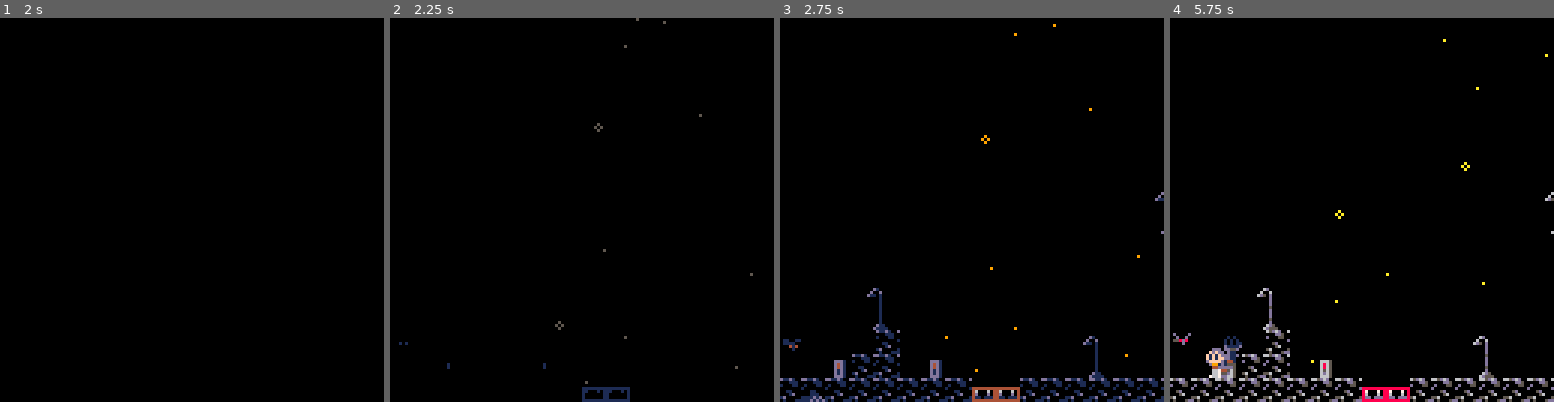
Above: before the commit, frames 1-4 (left to right).
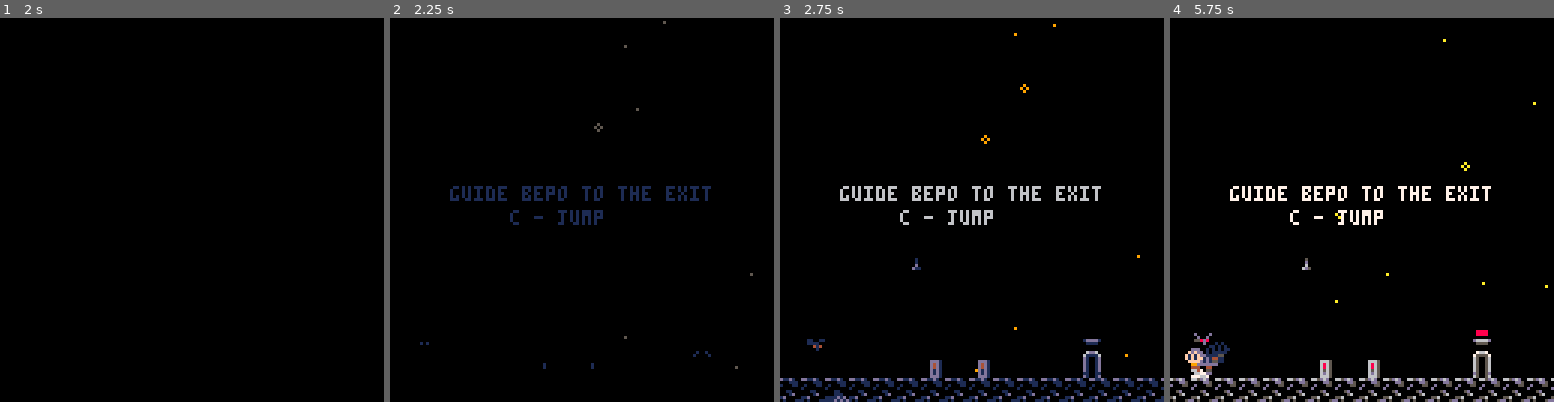
Above: after the commit, the same moments.

Repository: wesen/carts
Game: PICO-8 cartridge games/the-moth/the-moth.p8
Two runs of this game, one before a commit and one after it. Both use one fixed random seed, a clock stepped at 60 frames per second and the inputs below.
Inputs:
- Up to frame 1 (2 s): tap X (X key) at 0.33, 1.07, 1.85 s; tap O (Z key) at 0.7, 1.7 s; hold Right from 1.6 s (still down)
- Up to frame 2 (2.25 s): release Right at 2.1 s; tap O (Z key) at 2.1 s; hold Up from 2.15 s (still down)
- Up to frame 3 (2.75 s): release Up at 2.42 s; hold Right from 2.47 s (still down); tap O (Z key) at 2.5 s
- Up to frame 4 (5.75 s): tap O (Z key) every 0.4 s from 2.9 to 5.7 s; tap X (X key) at 2.97, 4.08, 5.2 s; release Right at 3.03 s; hold Left 3.08-3.58 s; hold Down 3.63-3.97 s; hold Right 4.02-4.68 s; hold Up 4.73-5.03 s; hold Left 5.08-5.68 s; hold Down from 5.73 s (still down)

Frame 1 is identical in both runs. In frame 2, 1.8% of the frame differs, in the area x 2-84%, y 0-100%; in frame 3, 3.5%; in frame 4, 4.2%, in the area x 0-100%, y 9-100%.

Commit message:
Configure countdown lamps

Diff:
--- a/games/the-moth/config.lua
+++ b/games/the-moth/config.lua
@@ -5,4 +5,17 @@
 
 moth_los_limit=200
 
-dpal={0,1,1,2,1,13,6,4,4,9,3,13,1,13,14}
+dpal={0,1,1,2,1,13,6,4,4,9,3,13,1,13,13}
+
+levels={
+ {pos=v2(0,16),
+  dim=v2(16,16),
+  countdown_lights={{1,2}}
+ },
+ {pos=v2(16,0),
+  dim=v2(32,16),
+  timer_lights={{4,128,16}}
+ },
+ {pos=v2(0,0),
+  dim=v2(16,16)}
+}
--- a/games/the-moth/game.lua
+++ b/games/the-moth/game.lua
@@ -12,6 +12,8 @@
   moth=nil
   local l=levels[self.current_level]
   cls_room.init(l)
+
+  -- configuring special lights from config
   for timer in all(l.timer_lights) do
    for lamp in all(room.lamps) do
     if lamp.nr==timer[1] then
@@ -20,10 +22,18 @@
    end
   end
 
+  for timer in all(l.countdown_lights) do
+   for lamp in all(room.lamps) do
+    if lamp.nr==timer[1] then
+     lamp.countdown=timer[2]
+    end
+   end
+  end
+
   fireflies_init(room.dim)
   room:spawn_player()
   fade(true)
-  music(0)
+--  music(0)
  end)
 end
 
--- a/games/the-moth/globals.lua
+++ b/games/the-moth/globals.lua
@@ -11,17 +11,5 @@
 moth=nil
 player=nil
 
-levels={
- {pos=v2(0,16),
-  dim=v2(16,16),
- },
- {pos=v2(16,0),
-  dim=v2(32,16),
-  timer_lights={{4,128,16}}
- },
- {pos=v2(0,0),
-  dim=v2(16,16)}
-}
-
 is_fading=false
 is_screen_dark=false
--- a/games/the-moth/main.lua
+++ b/games/the-moth/main.lua
@@ -1,7 +1,7 @@
 main_camera=cls_camera.init()
 
 function _init()
- game:load_level(2)
+ game:load_level(1)
 end
 
 function _draw()
--- a/games/the-moth/the-moth.lua
+++ b/games/the-moth/the-moth.lua
@@ -1,5 +1,4 @@
 --#include constants
---#include config
 
 --#include oo
 --#include v2
@@ -7,6 +6,7 @@
 --#include bbox
 --#include hitbox
 
+--#include config
 --#include globals
 
 --#include camera
@@ -87,6 +87,10 @@
 -- x hair after jump
 -- x room transition sfx
 
+-- make longer music
+
+-- make countdown lamps
+
 -- better spike collision
 -- moth animation when seeing light
 -- fix slight double jump (?)
--- a/games/the-moth/the-moth.p8
+++ b/games/the-moth/the-moth.p8
@@ -26,15 +26,6 @@
 btn_jump=4
 btn_action=5
 
-jump_button_grace_interval=10
-jump_max_hold_time=15
-
-ground_grace_interval=12
-
-moth_los_limit=200
-
-dpal={0,1,1,2,1,13,6,4,4,9,3,13,1,13,14}
-
 
 function class (typ,init)
   local c = {}
@@ -264,22 +255,19 @@
 end
 
 
-frame=0
-dt=0
-lasttime=time()
-room=nil
-
-actors={}
-tiles={}
-crs={}
-draw_crs={}
-
-moth=nil
-player=nil
+jump_button_grace_interval=10
+jump_max_hold_time=15
+
+ground_grace_interval=12
+
+moth_los_limit=200
+
+dpal={0,1,1,2,1,13,6,4,4,9,3,13,1,13,13}
 
 levels={
  {pos=v2(0,16),
   dim=v2(16,16),
+  countdown_lights={{1,2}}
  },
  {pos=v2(16,0),
   dim=v2(32,16),
@@ -288,6 +276,20 @@
  {pos=v2(0,0),
   dim=v2(16,16)}
 }
+
+
+frame=0
+dt=0
+lasttime=time()
+room=nil
+
+actors={}
+tiles={}
+crs={}
+draw_crs={}
+
+moth=nil
+player=nil
 
 is_fading=false
 is_screen_dark=false
@@ -1462,6 +1464,8 @@
   moth=nil
   local l=levels[self.current_level]
   cls_room.init(l)
+
+  -- configuring special lights from config
   for timer in all(l.timer_lights) do
    for lamp in all(room.lamps) do
     if lamp.nr==timer[1] then
@@ -1470,10 +1474,18 @@
    end
   end
 
+  for timer in all(l.countdown_lights) do
+   for lamp in all(room.lamps) do
+    if lamp.nr==timer[1] then
+     lamp.countdown=timer[2]
+    end
+   end
+  end
+
   fireflies_init(room.dim)
   room:spawn_player()
   fade(true)
-  music(0)
+--  music(0)
  end)
 end
 
@@ -1575,6 +1587,10 @@
 -- x hair after jump
 -- x room transition sfx
 
+-- make longer music
+
+-- make countdown lamps
+
 -- better spike collision
 -- moth animation when seeing light
 -- fix slight double jump (?)
@@ -1615,7 +1631,7 @@
 main_camera=cls_camera.init()
 
 function _init()
- game:load_level(2)
+ game:load_level(1)
 end
 
 function _draw()
@@ -1922,13 +1938,13 @@
 0000000000000000000000000000000000000000000000000000000000000000000000000000000000000000000000000000000000000000000000000000000000000000000000000000000000000000000000000000000000000000000000000000000000000000000000000000000000000000000000000000000000000000
 0000000000000000000000000000000000000000000000000000000000000000000000000000000000000000000000000000000000000000000000000000000000000000000000000000000000000000000000000000000000000000000000000000000000000000000000000000000000000000000000000000000000000000
 0000557900000000000000540000000000000000000000000000000000000000000000000000000000000000000000000000000000000000000000000000000000000000000000000000000000000000000000000000090a00000000000000000000000000000000000000000000000000000000000000000000000000000000
-0000000040404040400000460000000000000000000000000000000000000000000056000000000000000000000000000000000000000000000000000000000000000000000000000000000000000000000000000000191a000000000000000000000000000000000000000000090a0000000000000000000000000000000000
-0000050000006667000000414040404000000000000000000000000000000062630046000000000000000000000000000000000000000000000000000000000000000000000000000000000000000000090a090a090a090a0000000000000000000000090a090a000000000000191a0000000000000000000000000000000000
-4000626300005477000000000000000000000000000000000000000000000057730000000066670000000000000000000000000000000000000000000000000000000000000000000000000000000000191a191a191a191a0000000000000000000000191a191a000000000000090a0000000000000000000000000000000000
-000055730000414141404040000000000000000000000000000000000000000040004044405677000000000000000000000000000000000000000000000000000000000000000000000000000000090a090a00000000000000000000000000090a090a00000000000000000000191a0000000000000000000000000000000000
-4040404000000000005500000000000000000000006b6b00000000000000000000404040404040000000000000000000000000000000000000000000000000000000000000000000000000000000191a191a00000000000000000000000000191a191a00000000000000000000000000000000090a090a000000000000000000
-0000000000400000014600000000000000000062636b7b000000000000000000000000005700000000000000000000000000000000000000000000000000000000000000000000000000000000000000000000000000000000000000000000090a000000000000000000000000000000000000191a191a000000000000000000
-00000000004000404040000000000000000000557300000000000000000000000000006b460000004040004444000000000000000000000000000000000000000000000000000000000000090a000000000000000000000000000000000000191a000000000000000000000000090a00000000090a090a000000000000000000
+0000000040404040400000460000000000000000000000000000000000000000000000000000000000000000000000000000000000000000000000000000000000000000000000000000000000000000000000000000191a000000000000000000000000000000000000000000090a0000000000000000000000000000000000
+0000050000006667000000414040404000000000000000000000000000000000000000000000000000000000000000000000000000000000000000000000000000000000000000000000000000000000090a090a090a090a0000000000000000000000090a090a000000000000191a0000000000000000000000000000000000
+4000626300005477000000000000000000000000000000000000000000000000626300560066670000000000000000000000000000000000000000000000000000000000000000000000000000000000191a191a191a191a0000000000000000000000191a191a000000000000090a0000000000000000000000000000000000
+000055730000414141404040000000000000000000000000000000000000000057730046005677000000000000000000000000000000000000000000000000000000000000000000000000000000090a090a00000000000000000000000000090a090a00000000000000000000191a0000000000000000000000000000000000
+404040400000000000550000000000000000000000000000000000000000000000404440444040000000000000000000000000000000000000000000000000000000000000000000000000000000191a191a00000000000000000000000000191a191a00000000000000000000000000000000090a090a000000000000000000
+0000000000400000014600000000000000000062630000000000000000000000000000005700000000000000000000000000000000000000000000000000000000000000000000000000000000000000000000000000000000000000000000090a000000000000000000000000000000000000191a191a000000000000000000
+000000000040004040400000000000000000005573000000000000000000000000000043460000004040004444000000000000000000000000000000000000000000000000000000000000090a000000000000000000000000000000000000191a000000000000000000000000090a00000000090a090a000000000000000000
 000000000000000000000000000000000500540040005500000000006263000000004141414100000000404040400000000000000000000000000000000000000000000000000000000000191a000000000000000000000000000000000000090a000000000000000000000000191a00000000191a191a000000000000000000
 000000000000000000000000000000000001464040004600000000005473000000000000000000420000000000000000000000000000000000000000000000000000000000000000000000090a090a090a0000000000000000000000000000191a000000000000000000000000090a0000090a090a0000000000000000000000
 444444444444444444444444444444444040404040404040444440404040404040404040404040404040404040404040400000000000000000000000000000000000000000000000000000191a191a191a00000000000000000000000000000000000000000000000000000000191a0000191a191a0000000000000000000000
@@ -1942,11 +1958,11 @@
 0000000000000000000000000000000000000000000000000000000000000000000000000000000000000000000000000000000000000000000000000000000000000000090a090a0000191a0000191a191a191a191a191a191a191a191a0000191a191a00000000000000000000000000000000000000000000000000000000
 0000000000000000000000000000000000000000000000000000000000000000000000000000000000000000000000000000000000000000000000000000000000000000191a191a090a000000000000000000000000000000000000090a090a090a000000000000000000000000000000000000000000000000000000000000
 00000000000000000000000000000000000000000000000000000000000000000000000000000000000000000000000000000000000000000000000000000000000000000000090a191a000000000000000000000000000000000000191a191a191a000000000000000000000000000000000000000000000000000000000000
+00000000006a6b000000000000000000000000000000000000000000000000000000000000000000000000000000000000000000000000000000000000000000000000000000191a0000000000000000000000000000000000000000000000000000000000000000000000000000000000000000000000000000000000000000
+0000000000557b000000000000000000000000000000000000000000000000000000000000000000000000000000000000000000000000000000000000000000000000000000090a0000000000000000000000000000000000000000000000000000000000000000000000000000000000000000000000000000000000000000
 00000000000000000000000000000000000000000000000000000000000000000000000000000000000000000000000000000000000000000000000000000000000000000000191a0000000000000000000000000000000000000000000000000000000000000000000000000000000000000000000000000000000000000000
-00000000000000000000000000000000000000000000000000000000000000000000000000000000000000000000000000000000000000000000000000000000000000000000090a0000000000000000000000000000000000000000000000000000000000000000000000000000000000000000000000000000000000000000
-00000000000000000000000000000000000000000000000000000000000000000000000000000000000000000000000000000000000000000000000000000000000000000000191a0000000000000000000000000000000000000000000000000000000000000000000000000000000000000000000000000000000000000000
-000500000000000054000000666700000000000000000000000000000000000000000000000000000000000000000000000000000000000000000000000000000000000000000000090a000000000000000000000000000000000000000000000000000000000000000000000000000000000000000000000000000000000000
-000001000000000046000000547700000000000000000000000000000000000000000000000000000000000000000000000000000000000000000000000000000000000000000000191a000000000000000000000000000000000000000000000000000000000000000000000000000000000000000000000000000000000000
+000500000000550054000000666700000000000000000000000000000000000000000000000000000000000000000000000000000000000000000000000000000000000000000000090a000000000000000000000000000000000000000000000000000000000000000000000000000000000000000000000000000000000000
+000001000000460046000000547700000000000000000000000000000000000000000000000000000000000000000000000000000000000000000000000000000000000000000000191a000000000000000000000000000000000000000000000000000000000000000000000000000000000000000000000000000000000000
 40404040404040404040404040404040000000000000000000000000000000000000000000000000000000000000000000000000000000000000000000000000000000000000000000000000000000000000000000000000000000000000000d0000000000000000000000000000000000000000000000000000000000000000
 
 
Not shown, changed: games/the-moth/assets/map.tmx
